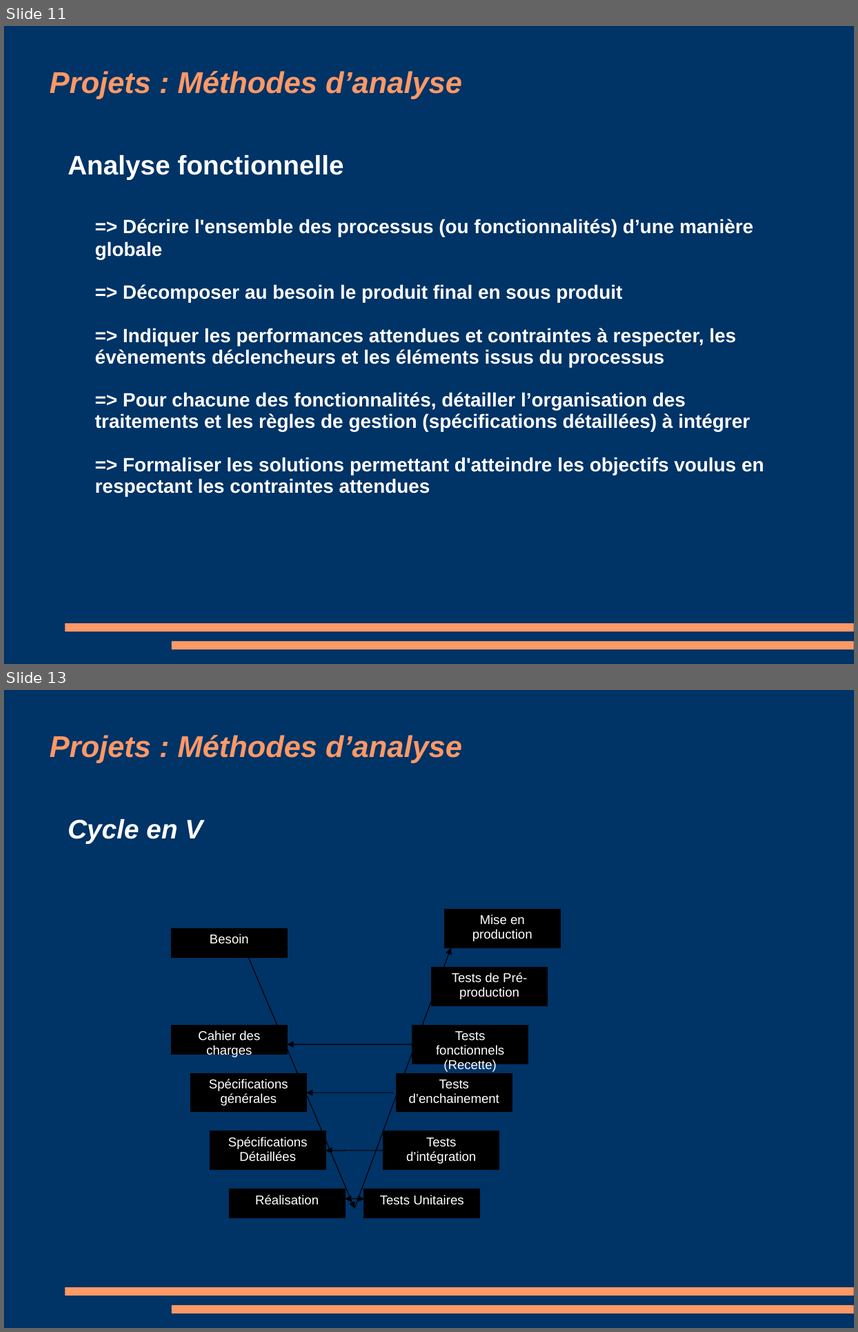
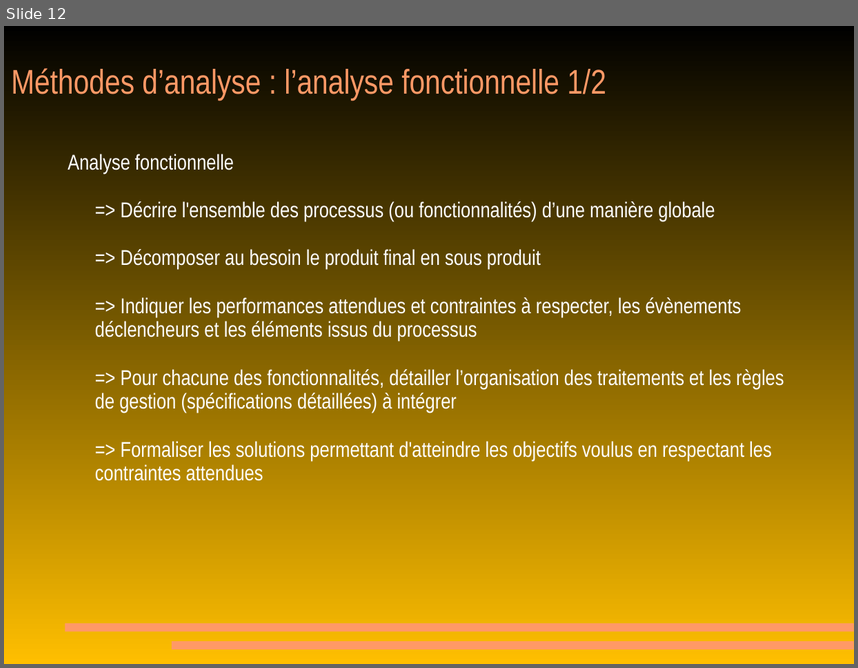
Before and after one commit to MichaelMondou/Cours, a slide deck: Gestion de projet/010 cours 1 gestion projet.pps. Shown one above the other, each under a label of ours: slides 11 and 13 before the commit, slide 12 after it; the slides between them are not shown. The pictures are 858x1332 and 858x668 pixels, drawn with LibreOffice and Linux fonts; fonts in the diff are those of the drawing. Boxes give left, top, right and bottom in pixels: in the first picture for what was removed or moved away, otherwise in the second. Text is boxed around its words. In the diff, an @@ line names an element or a change of style, - is before the commit and + after.

Commit message:
Les PDFs de gestion de projet à jour.

```diff
--- a/Gestion de projet/010 cours 1 gestion projet.pps
+++ b/Gestion de projet/010 cours 1 gestion projet.pps
@@ slide 13 removed at (4,690,854,1328), background #003366; not listed: 2 template elements that a slide beside it also shows @@
@@ title removed at (50,735,462,763) @@
-Projets : Méthodes d’analyse
@@ text removed at (67,819,203,843) @@
-  Cycle en V
@@ group removed at (172,909,560,1218): 11 rectangles, 5 arrows, 1 double arrow @@
-Cahier des charges
-Spécifications générales
-Spécifications Détaillées
-Réalisation
-Tests Unitaires
-Tests d’intégration
-Tests d’enchainement
-Tests fonctionnels (Recette)
-Tests de Pré-production
-Besoin
-Mise en production
@@ what was slide 11 is now slide 12 @@
@@ slide 12 changed as well @@
@@ background #003366 to gradient #000000 to #FFBF00 @@
@@ title at (11,68,606,100): text changed; size 28 to 32 pt; font Arial to Arial Narrow; bold off; italic off @@
-Projets : Méthodes d’analyse
+Méthodes d’analyse : l’analyse fonctionnelle 1/2
@@ text "Analyse fonctionnelle" at (67,154,784,481): size 25 to 20 pt in "Analyse fonctionnelle"; font Arial to Arial Narrow, bold off, size 18 to 20 pt @@
```
Also in this commit, not shown: 5 other slides changed, 9 slides added, 7 other slides removed, 9 other files.
